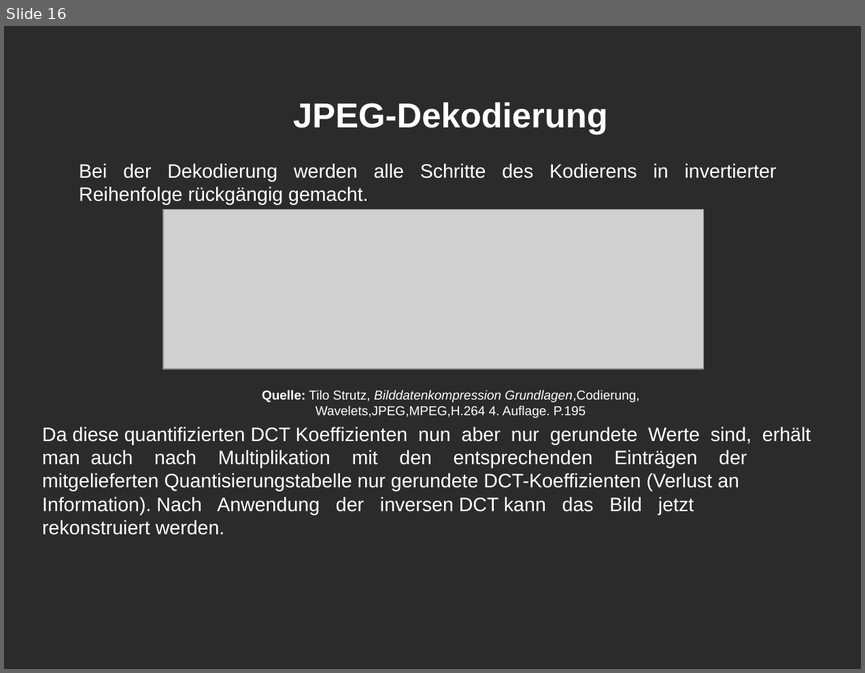
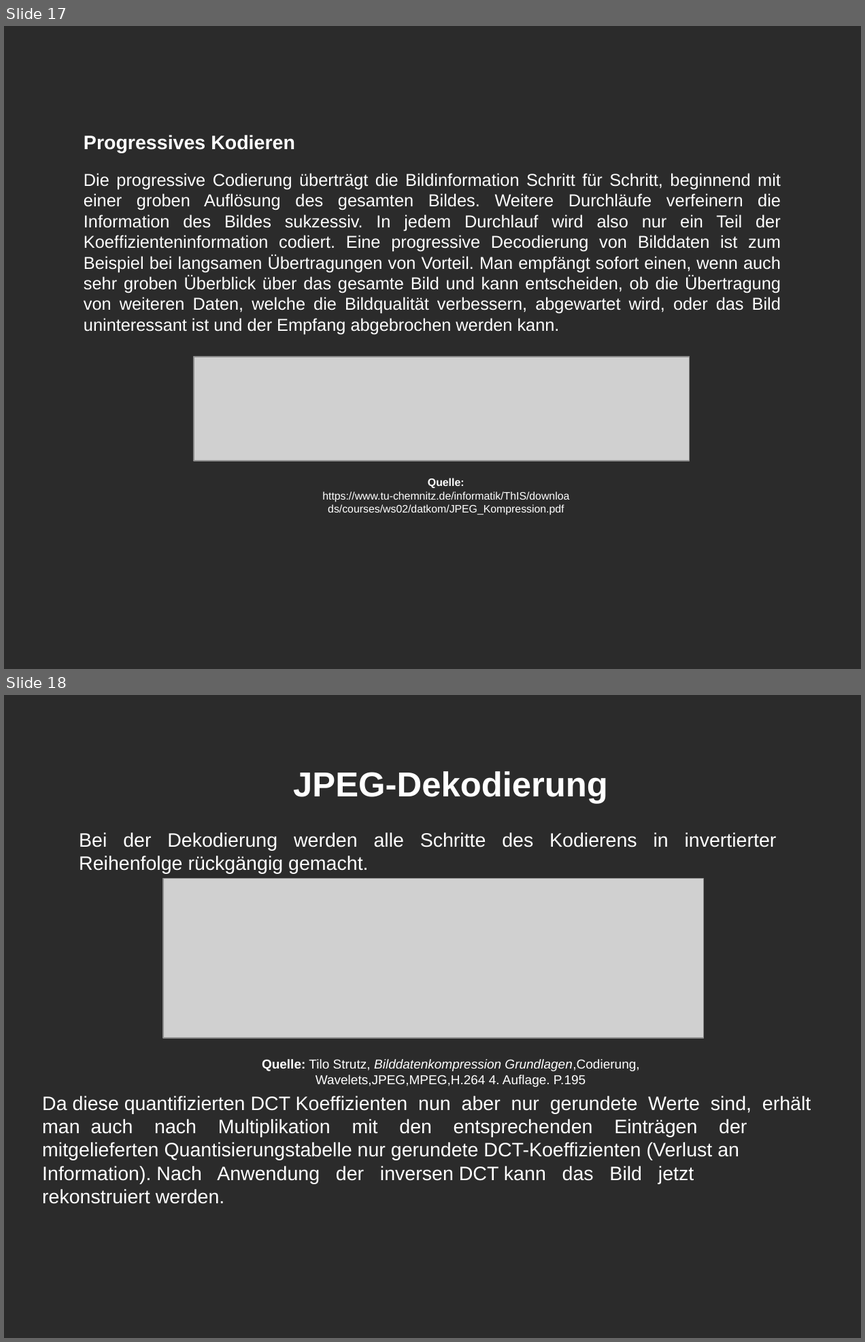
Before and after one commit to brayanGuarnizo/Datenkompresion, a slide deck: Daten kompresion.odp. Shown one above the other, each under a label of ours: slide 16 before the commit, slides 17 and 18 after it. The pictures are 865x673 and 865x1342 pixels, drawn with LibreOffice and Linux fonts; fonts in the diff are those of the drawing; grey boxes stand for pictures; background and template pictures are left out; a plain dark background stands for a picture behind light text. Boxes give left, top, right and bottom in pixels: in the first picture for what was removed or moved away, otherwise in the second. Text is boxed around its words. In the diff, an @@ line names an element or a change of style, - is before the commit and + after.

```diff
--- a/Daten kompresion.odp
+++ b/Daten kompresion.odp
@@ slide 17 added at (4, 26, 861, 669), background picture (left out) @@
@@ text added at (84, 135, 781, 334), 16 pt, text #FFFFFF @@
+Progressives Kodieren
+Die progressive Codierung überträgt die Bildinformation Schritt für Schritt, beginnend mit einer groben Auflösung des gesamten Bildes. Weitere Durchläufe verfeinern die Information des Bildes sukzessiv. In jedem Durchlauf wird also nur ein Teil der Koeﬃzienteninformation codiert. Eine progressive Decodierung von Bilddaten ist zum Beispiel bei langsamen Übertragungen von Vorteil. Man empfängt sofort einen, wenn auch sehr groben Überblick über das gesamte Bild und kann entscheiden, ob die Übertragung von weiteren Daten, welche die Bildqualität verbessern, abgewartet wird, oder das Bild uninteressant ist und der Empfang abgebrochen werden kann.
@@ picture added at (194, 356, 689, 461) @@
@@ text added at (322, 478, 569, 515), 10 pt, text #FFFFFF @@
+Quelle: https://www.tu-chemnitz.de/informatik/ThIS/downloads/courses/ws02/datkom/JPEG_Kompression.pdf
@@ what was slide 16 is now slide 18 @@
```
Also in this commit, not shown: 1 other slide added.
